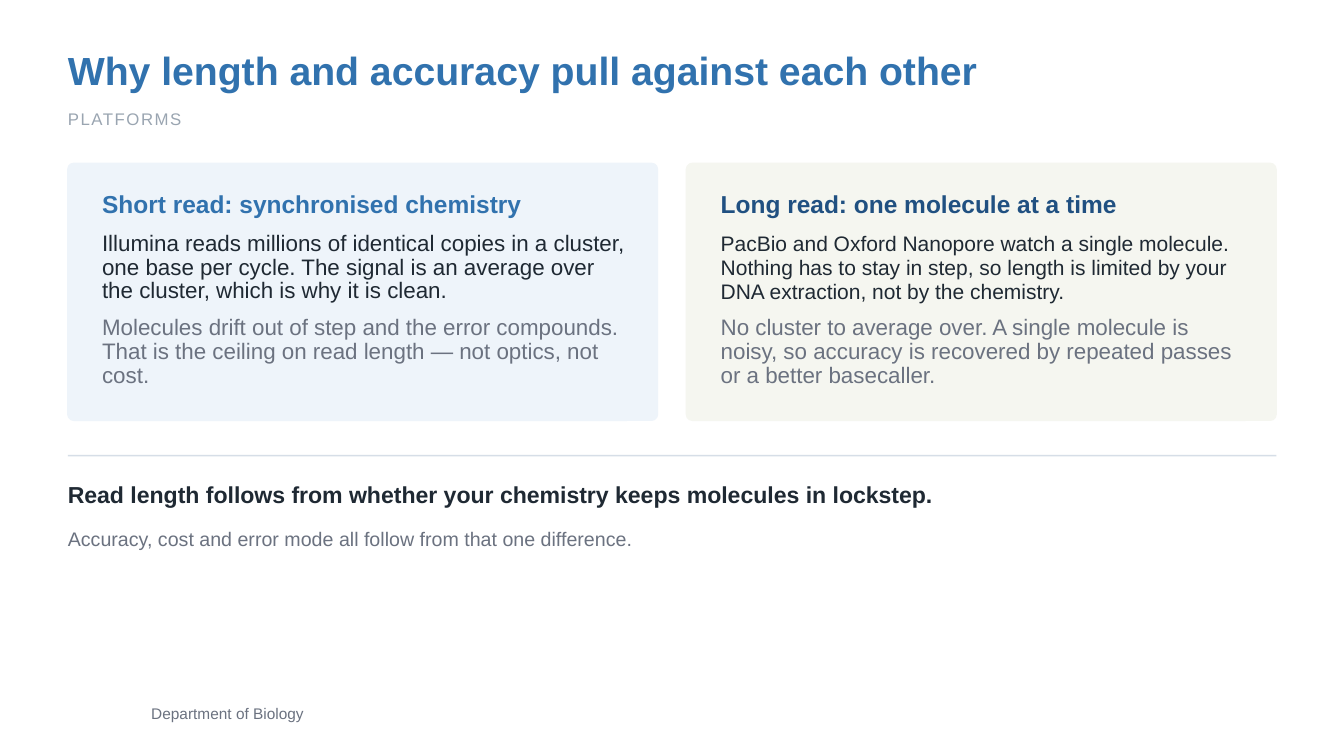
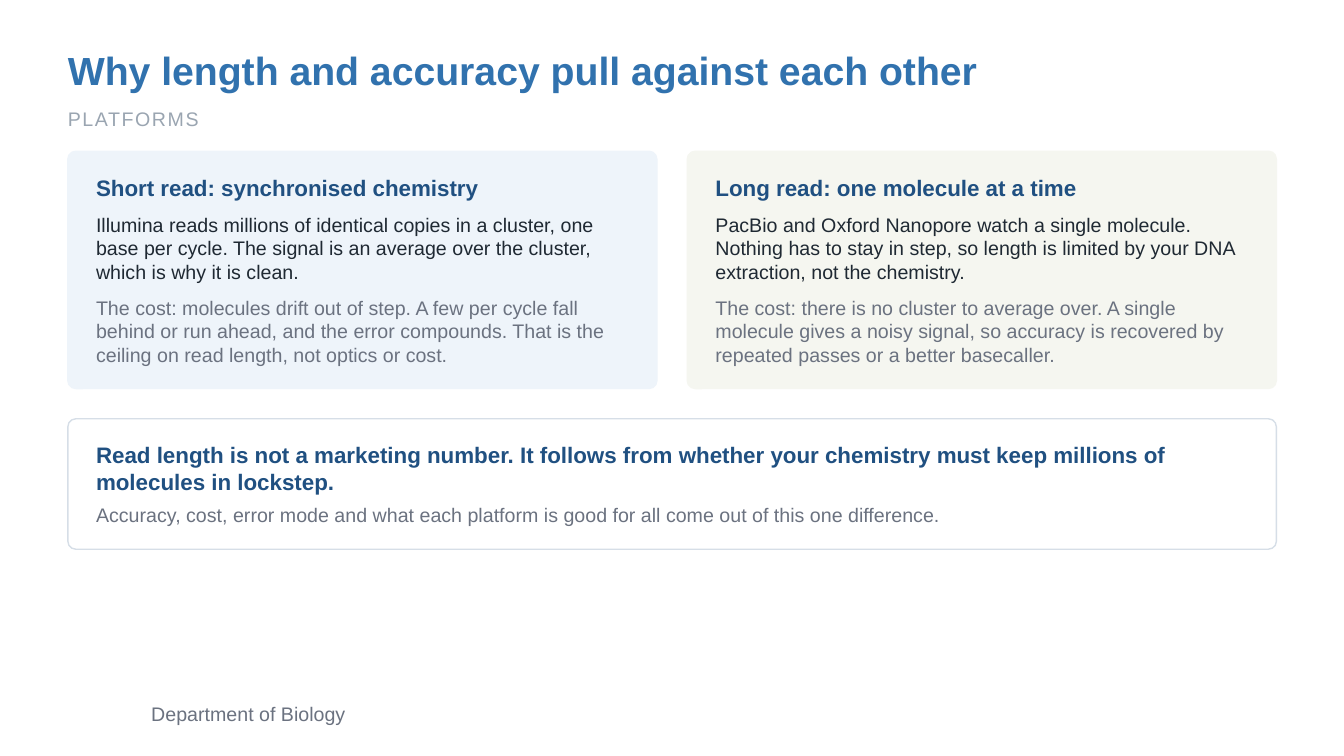
Before and after one commit to zhan4429/TuftsAppliedBioinfo, a slide deck: slide 5 of slides/week-02/Week02_Session1_Sequencing_Design_QC.pptx. Drawn at 1344x756 pixels with LibreOffice and Linux fonts; fonts in the diff are those of the drawing; background and template pictures are left out. Boxes give left, top, right and bottom in pixels: in the first picture for what was removed or moved away, otherwise in the second. Text is boxed around its words. In the diff, an @@ line names an element or a change of style, - is before the commit and + after.

```diff
--- a/slides/week-02/Week02_Session1_Sequencing_Design_QC.pptx
+++ b/slides/week-02/Week02_Session1_Sequencing_Design_QC.pptx
@@ text "PLATFORMS" at <box>68,112,199,126</box>: size 12 to 14 pt @@
@@ rounded rectangle: place and size @@
-rounded rectangle at <box>68,163,657,420</box>
+rounded rectangle at <box>68,151,656,388</box>
@@ rounded rectangle at <box>68,151,656,388</box>: proportions changed @@
@@ text "Short read: synchronised chemistry": place and size @@
-text "Short read: synchronised chemistry" at <box>102,195,521,218</box>
+text "Short read: synchronised chemistry" at <box>96,179,478,201</box>
@@ text "Short read: synchronised chemistry" at <box>96,179,478,201</box>: size 17.5 to 16 pt, text colour #3172AE to #205081; line spacing 1 to 19.2pt; vertical alignment middle to top @@
@@ rounded rectangle at <box>688,151,1276,388</box>: proportions changed @@
@@ rounded rectangle: place and size @@
-rounded rectangle at <box>687,163,1276,420</box>
+rounded rectangle at <box>688,151,1276,388</box>
@@ text "Long read: one molecule at ...": place and size @@
-text "Long read: one molecule at ..." at <box>721,195,1116,218</box>
+text "Long read: one molecule at ..." at <box>715,179,1076,201</box>
@@ text "Long read: one molecule at ..." at <box>715,179,1076,201</box>: size 17.5 to 16 pt; line spacing 1 to 19.2pt; vertical alignment middle to top @@
@@ text "Illumina reads millions of identical ...": place and size @@
-text "Illumina reads millions of identical ..." at <box>102,234,625,303</box>
+text "Illumina reads millions of identical ..." at <box>96,217,594,283</box>
@@ text "Illumina reads millions of identical ..." at <box>96,217,594,283</box>: size 16 to 14 pt; line spacing 17pt to 16.8pt; vertical alignment middle to top @@
@@ text at <box>715,217,1235,283</box>: text changed; size 15 to 14 pt @@
-PacBio and Oxford Nanopore watch a single molecule. Nothing has to stay in step, so length is limited by your DNA extraction, not by the chemistry.
+PacBio and Oxford Nanopore watch a single molecule. Nothing has to stay in step, so length is limited by your DNA extraction, not the chemistry.
@@ text at <box>96,301,604,366</box>: text changed; size 16 to 14 pt @@
-Molecules drift out of step and the error compounds. That is the ceiling on read length — not optics, not cost.
+The cost: molecules drift out of step. A few per cycle fall behind or run ahead, and the error compounds. That is the ceiling on read length, not optics or cost.
@@ text at <box>715,301,1224,366</box>: text changed; size 16 to 14 pt @@
-No cluster to average over. A single molecule is noisy, so accuracy is recovered by repeated passes or a better basecaller.
+The cost: there is no cluster to average over. A single molecule gives a noisy signal, so accuracy is recovered by repeated passes or a better basecaller.
@@ rounded rectangle added at <box>68,418,1276,548</box>, fill #FFFFFF, outline #D6DEE7 1 pt @@
@@ text at <box>96,446,1165,495</box>: text changed; size 16.5 to 16 pt; text colour #1F2933 to #205081 @@
-Read length follows from whether your chemistry keeps molecules in lockstep.
+Read length is not a marketing number. It follows from whether your chemistry must keep millions of molecules in lockstep.
@@ line removed from (68, 456) to (1276, 456) @@
@@ vertical alignment middle to top in 5 elements at <box>715,217,1235,283</box>, <box>715,301,1224,366</box>, <box>96,301,604,366</box>, <box>96,446,1165,495</box>, <box>96,508,939,526</box> @@
@@ text at <box>96,508,939,526</box>: text changed @@
-Accuracy, cost and error mode all follow from that one difference.
+Accuracy, cost, error mode and what each platform is good for all come out of this one difference.
@@ text "Department of Biology" at <box>151,707,345,725</box>: size 11 to 14 pt @@
```
Also in this commit, not shown: 16 other slides changed, 7 slides added, 2 slides removed, 7 other files.
